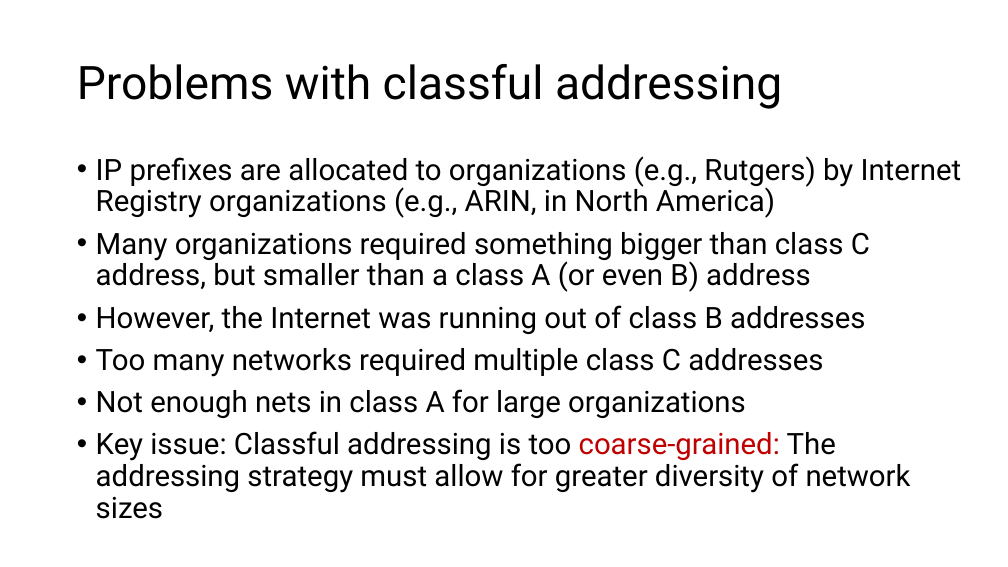
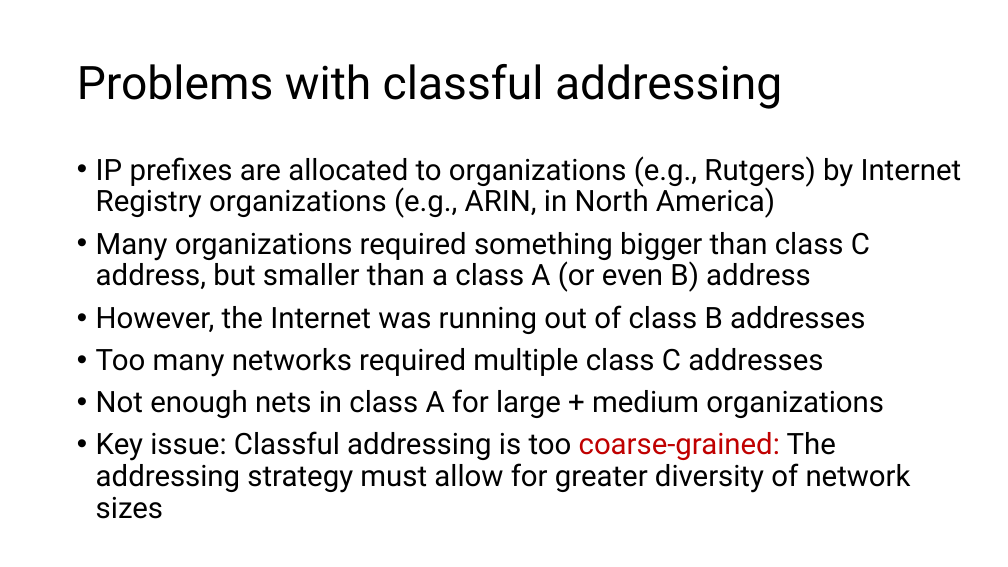
Before and after one commit to ngsrinivas/coursegen, a slide deck: slide 16 of ex/352-S21/staging/352-S21/lectures/network-addressing.pptx. Drawn at 1008x567 pixels with LibreOffice and Linux fonts; fonts in the diff are those of the drawing. Boxes give left, top, right and bottom in pixels: in the first picture for what was removed or moved away, otherwise in the second. Text is boxed around its words. In the diff, an @@ line names an element or a change of style, - is before the commit and + after.

Commit message:
Changes to slides

```diff
--- a/ex/352-S21/staging/352-S21/lectures/network-addressing.pptx
+++ b/ex/352-S21/staging/352-S21/lectures/network-addressing.pptx
@@ text at box(96, 389, 884, 418): text changed @@
-• Not enough nets in class A for large organizations
+• Not enough nets in class A for large + medium organizations
```
Also in this commit, not shown: 1 other slide changed, 1 other file.
